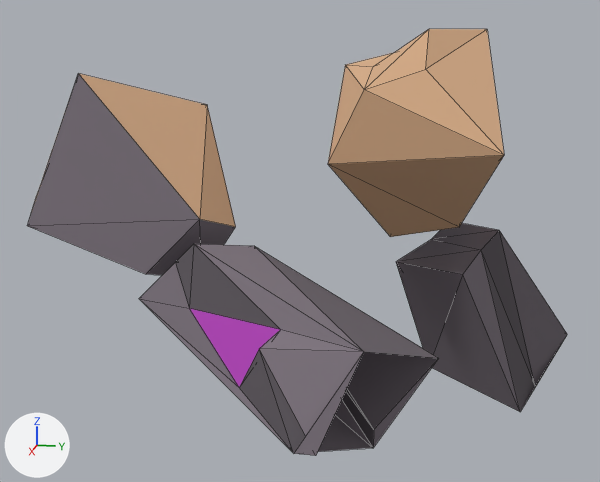
The glTF model models/player_zaryte_vambraces.glb, before and after one commit.
Both versions are drawn from a 50 mm camera at (39.8, -22.4, 177.0) aimed at (-5.0, -31.4, 165.8). Every picture has the same lights, and +X, +Y and +Z are marked at lower left. The picture after the commit comes second. Both versions are drawn at full value of the shape key '58' of 'Mesh_0'; the numbers are the values there. Mesh edges are drawn as thin lines. Vertices at exactly the same position are counted once.

The scene before the commit, as lines of its bpy script (objects in view):
```python
me_mesh_0 = bpy.data.meshes.new('Mesh_0')
me_mesh_0.from_pydata(...)  # 56 vertices, 92 faces; spans x -0.173..-0.043, y -0.089..0.074, z 0.315..0.439
me_mesh_0.materials.append(mat_material_0)  # picture img_image_0
ob_mesh_0 = bpy.data.objects.new('Mesh_0', me_mesh_0)
ob_mesh_0.location = (15.18, -29.37, 93.8)
ob_mesh_0.scale = (190.0, 190.0, 190.0)
```
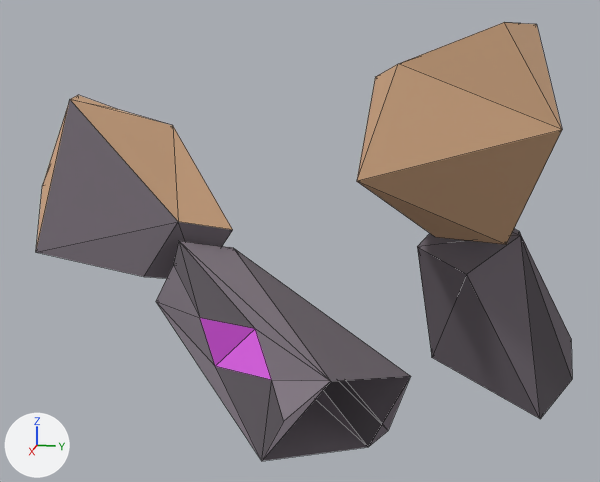
Changed parts and their boxes [x1, y1, x2, y2] in the pictures (600 x 482 px):
'Mesh_0', reshaped, moved, rescaled: before [27, 29, 567, 456]; after [36, 22, 572, 461]

The change, as a list of edits to the scene's bpy script:
```text
Change me_mesh_0:
    used by ob_mesh_0; location = (15.18, -29.37, 93.8); scale = (190.0, 190.0, 190.0)
    remove me_mesh_0.from_pydata(...)  # 56 vertices, 92 faces; spans x -0.173..-0.043, y -0.089..0.074, z 0.315..0.439
    add me_mesh_0.from_pydata(...)  # 56 vertices, 92 faces; spans x -0.173..-0.041, y -0.093..0.069, z 0.274..0.401
    me_mesh_0 part 1: 56 of 56 vertices moved; they spanned x -0.173..-0.043, y -0.089..0.074, z 0.315..0.439 and now span x -0.173..-0.041, y -0.093..0.069, z 0.274..0.401; mean shift (-0.002, -0.004, -0.04)
Change ob_mesh_0:
    ob_mesh_0.location: (15.18, -29.37, 93.8) -> (15.27, -28.06, 101.95)
    ob_mesh_0.scale: (190.0, 190.0, 190.0) -> (189.0, 189.0, 189.0)
```
